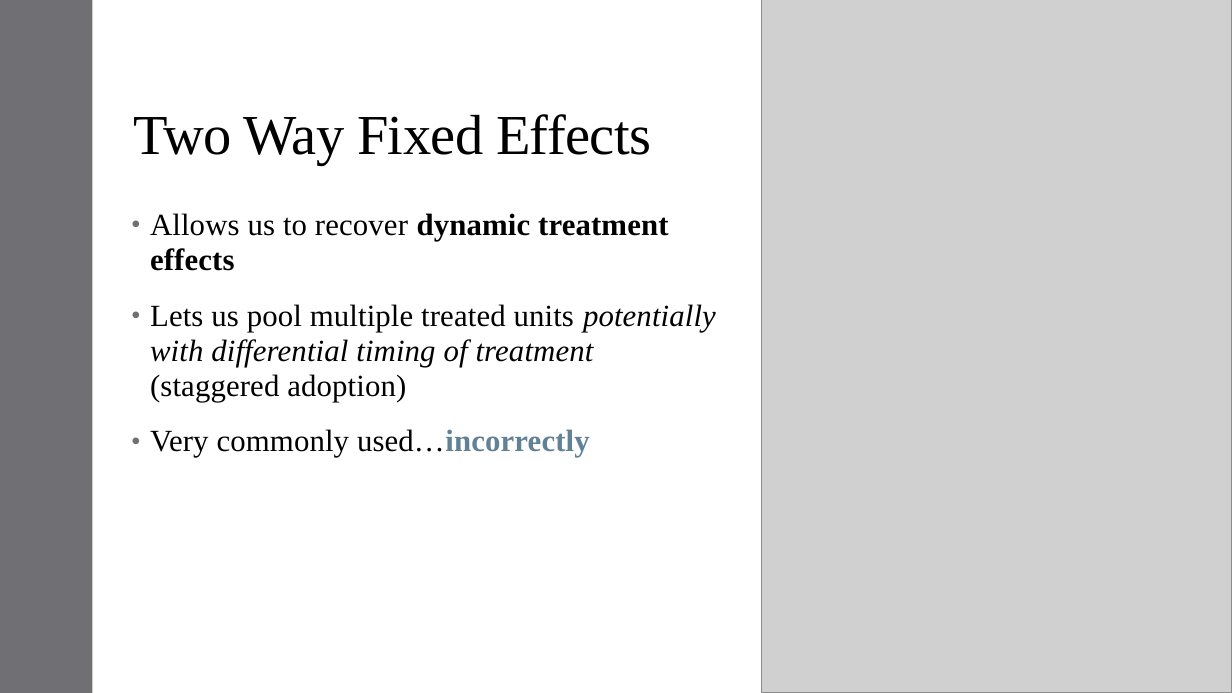
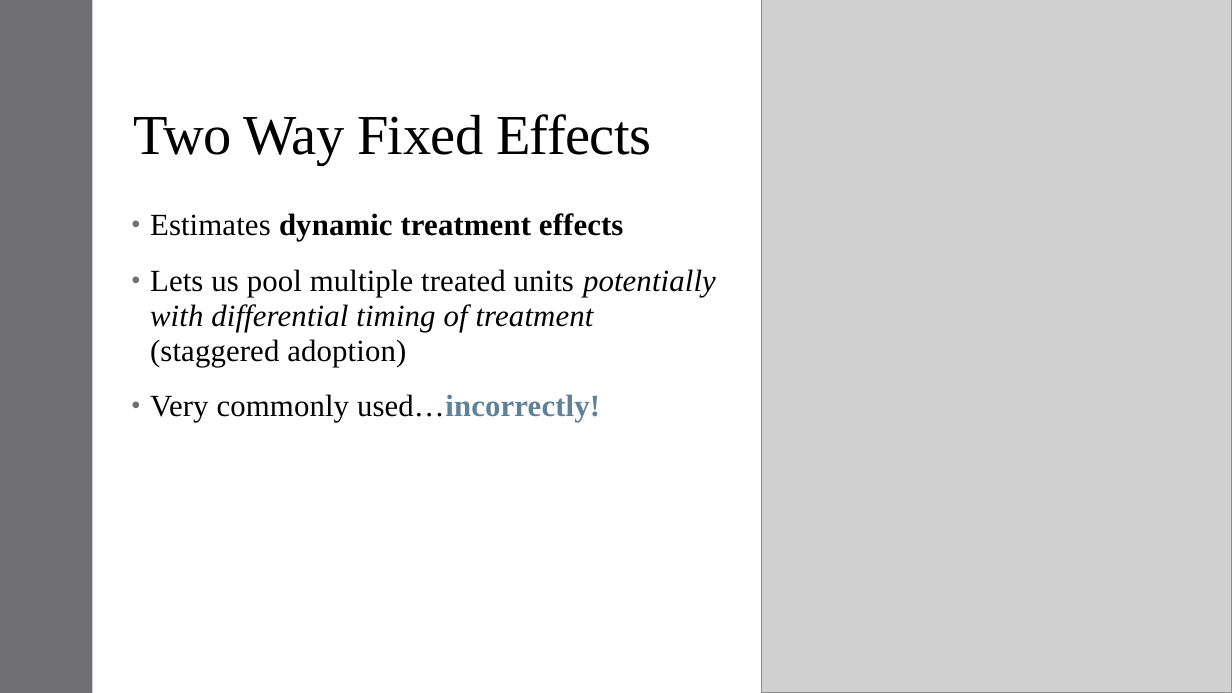
Before and after one commit to qiufei/fork-HAD5744, a slide deck: slide 3 of Lecture11_StaggeredAdoption/Lecture11_StaggeredAdoption_2022F.pptx. Drawn at 1232x693 pixels with LibreOffice and Linux fonts; fonts in the diff are those of the drawing; grey boxes stand for pictures. Boxes give left, top, right and bottom in pixels: in the first picture for what was removed or moved away, otherwise in the second. Text is boxed around its words. In the diff, an @@ line names an element or a change of style, - is before the commit and + after.

```diff
--- a/Lecture11_StaggeredAdoption/Lecture11_StaggeredAdoption_2022F.pptx
+++ b/Lecture11_StaggeredAdoption/Lecture11_StaggeredAdoption_2022F.pptx
@@ text at [150, 213, 624, 241]: text changed @@
-• Allows us to recover dynamic treatment effects
+• Estimates dynamic treatment effects
@@ text at [150, 394, 600, 422]: text changed @@
-• Very commonly used…incorrectly
+• Very commonly used…incorrectly!
```
Also in this commit, not shown: 5 other slides changed, 18 slides added, 1 slide removed, 23 other files.
